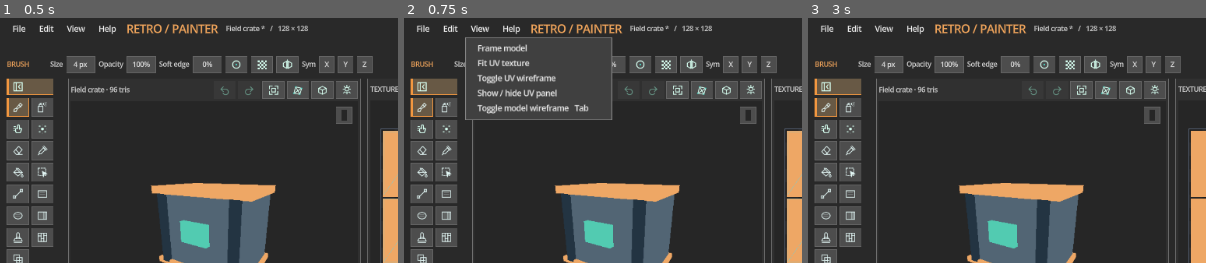
Above: before the commit, frames 1-3 (left to right).
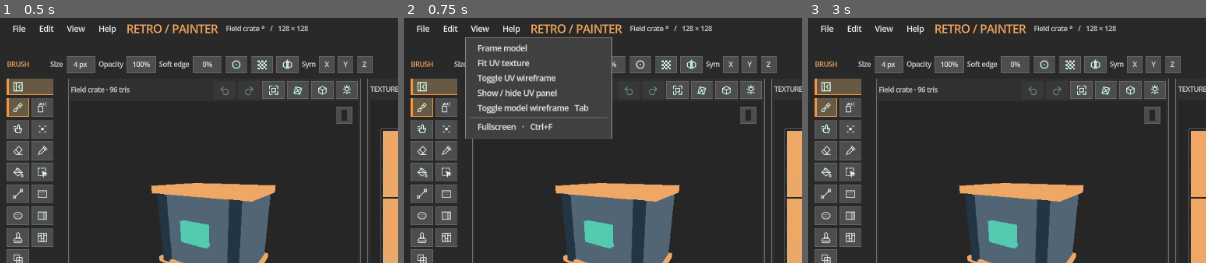
Above: after the commit, the same moments.

Repository: duasun/PixelTexturePainter
Game: Godot game, scene res://scenes/main_window.tscn
Same seed, same stepped clock (60 frames per second), same inputs: the game is played once before the commit and once after it.
Inputs (mouse positions are % of the whole screen's width and height, from its top left):
- Up to frame 1 (0.5 s): no input
- Up to frame 2 (0.75 s): click "View" at 0.5 s
- Up to frame 3 (3 s): click (34, 15) at 1.25 s; click "Fit" at 2 s; click "UV" at 2.75 s
The pictures show only the part of the screen within x 0-50%, y 0-50%; the shares and areas given below are measured in that part.

Frame 1 is identical in both runs. In frame 2, 2.9% of the frame differs, in the area x 15-53%, y 41-50%; in frame 3, nothing differs.

Commit message:
Toggle fullscreen with Ctrl+F

Diff:
--- a/scenes/menu_bar.tscn
+++ b/scenes/menu_bar.tscn
@@ -77,7 +77,7 @@
 layout_mode = 2
 text = "View"
 switch_on_hover = true
-item_count = 5
+item_count = 7
 popup/item_0/id = 0
 popup/item_0/text = "Frame model"
 popup/item_1/id = 1
@@ -88,6 +88,10 @@
 popup/item_3/text = "Show / hide UV panel"
 popup/item_4/id = 4
 popup/item_4/text = "Toggle model wireframe   Tab"
+popup/item_5/id = 5
+popup/item_5/separator = true
+popup/item_6/id = 6
+popup/item_6/text = "Fullscreen   ·   Ctrl+F"
 [node name="Help" type="MenuButton" parent="."]
 layout_mode = 2
 text = "Help"
--- a/tests/run_ui.gd
+++ b/tests/run_ui.gd
@@ -152,6 +152,25 @@
 	check(undo_button.icon != null and redo_button.icon != null and not undo_button.tooltip_text.is_empty() and not redo_button.tooltip_text.is_empty(), "Visible Undo/Redo buttons have icons and shortcuts in tooltips")
 	check(undo_button.get_global_rect().end.x <= redo_button.global_position.x and redo_button.get_global_rect().end.x <= scene.model_view.get_node("Header/Frame").global_position.x and undo_button.disabled and redo_button.disabled, "Undo/Redo sit left of Frame and start disabled")
 	check(bar.get_node("File").get_popup().item_count == 18, "File menu contains project/import/export/exit and recent project actions")
+	if DisplayServer.get_name() != "headless":
+		var mode_before_fullscreen: Window.Mode = root.mode
+		var started_fullscreen: bool = mode_before_fullscreen in [Window.MODE_FULLSCREEN,Window.MODE_EXCLUSIVE_FULLSCREEN]
+		var fullscreen_key := InputEventKey.new()
+		fullscreen_key.keycode = KEY_F
+		fullscreen_key.ctrl_pressed = true
+		fullscreen_key.pressed = true
+		scene._input(fullscreen_key)
+		await process_frame
+		check((root.mode in [Window.MODE_FULLSCREEN,Window.MODE_EXCLUSIVE_FULLSCREEN]) != started_fullscreen, "Ctrl+F toggles fullscreen")
+		scene._input(fullscreen_key)
+		await process_frame
+		check(root.mode == mode_before_fullscreen, "Ctrl+F restores the previous window mode")
+		bar.get_node("View").get_popup().id_pressed.emit(6)
+		await process_frame
+		check((root.mode in [Window.MODE_FULLSCREEN,Window.MODE_EXCLUSIVE_FULLSCREEN]) != started_fullscreen, "View menu also toggles fullscreen")
+		scene._input(fullscreen_key)
+		await process_frame
+		check(root.mode == mode_before_fullscreen, "Fullscreen menu and shortcut share the same restore state")
 	check(bar.get_node("Help").get_popup().get_item_text(0).begins_with("About") and bar.get_node("File").get_popup().get_theme_font_size("font_size") >= 14, "Help/About exists and menus use readable text")
 	bar.get_node("Help").get_popup().id_pressed.emit(0)
 	check(scene.get_node("%About").visible and scene.get_node("%About").dialog_text.contains("Retro Texture Painter"), "About menu opens editable scene dialog")
--- a/ui/main_window.gd
+++ b/ui/main_window.gd
@@ -52,6 +52,7 @@
 var _replaying_gesture_click := false
 var _spray_preview_texture: ImageTexture
 var _spray_mirror_texture: ImageTexture
+var _mode_before_fullscreen := Window.MODE_WINDOWED
 var _stamp_source_texture: ImageTexture
 var _stamp_source_image: Image
 var _stamp_rotation_editing := false
@@ -1067,6 +1068,9 @@
 func _action(action: String) -> void:
 	if action == "About":
 		%About.popup_centered()
+		return
+	if action == "ToggleFullscreen":
+		_toggle_fullscreen()
 		return
 	if jobs.busy() or painter.active:
 		_status("Wait for the current operation to finish.")
@@ -1666,9 +1670,21 @@
 		_action("Quit")
 
 func _input(event: InputEvent) -> void:
+	if event is InputEventKey and event.pressed and not event.echo and event.ctrl_pressed and not event.shift_pressed and not event.alt_pressed and not event.meta_pressed and event.keycode == KEY_F:
+		_toggle_fullscreen()
+		get_viewport().set_input_as_handled()
+		return
 	if event is InputEventKey and event.pressed and not event.echo and event.keycode == KEY_TAB and not get_viewport().gui_get_focus_owner() is LineEdit:
 		model_view.toggle_wires()
 		get_viewport().set_input_as_handled()
+
+func _toggle_fullscreen() -> void:
+	var window := get_window()
+	if window.mode in [Window.MODE_FULLSCREEN, Window.MODE_EXCLUSIVE_FULLSCREEN]:
+		window.mode = _mode_before_fullscreen
+	else:
+		_mode_before_fullscreen = window.mode
+		window.mode = Window.MODE_FULLSCREEN
 
 func _restore_layout() -> void:
 	if not settings_enabled: return
--- a/ui/menu_bar.gd
+++ b/ui/menu_bar.gd
@@ -3,7 +3,7 @@
 
 const FILE_ACTIONS := {0: "New", 1: "Open", 16:"OpenRecent", 3: "Save", 4: "SaveAs", 5: "Recover", 7: "Import", 8: "Pattern", 9: "Stamp", 11: "Export", 12: "ExportModel", 14: "Quit", 15:"ExportMaps", 17:"ToggleRestoreLast"}
 const EDIT_ACTIONS := {0: "Undo", 1: "Redo", 3: "ClearSelection", 4: "GrowSelection", 5: "ShrinkSelection", 7: "ResetMap", 9:"ResizeTexture", 10:"ReplaceColor"}
-const VIEW_ACTIONS := {0: "Frame", 1: "FitUV", 2: "WireUV", 3: "ToggleUV", 4: "WireModel"}
+const VIEW_ACTIONS := {0: "Frame", 1: "FitUV", 2: "WireUV", 3: "ToggleUV", 4: "WireModel", 6: "ToggleFullscreen"}
 
 func _ready() -> void:
 	$File.get_popup().id_pressed.connect(func(id: int):
